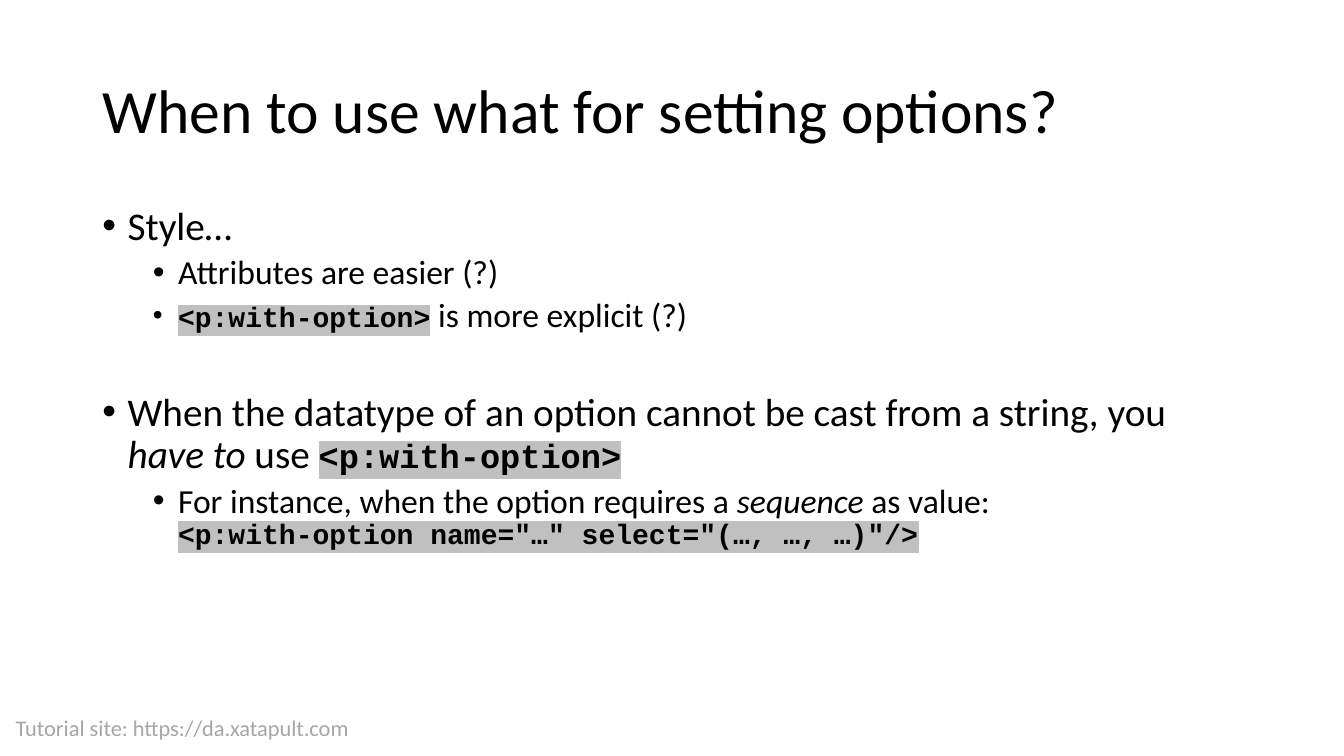
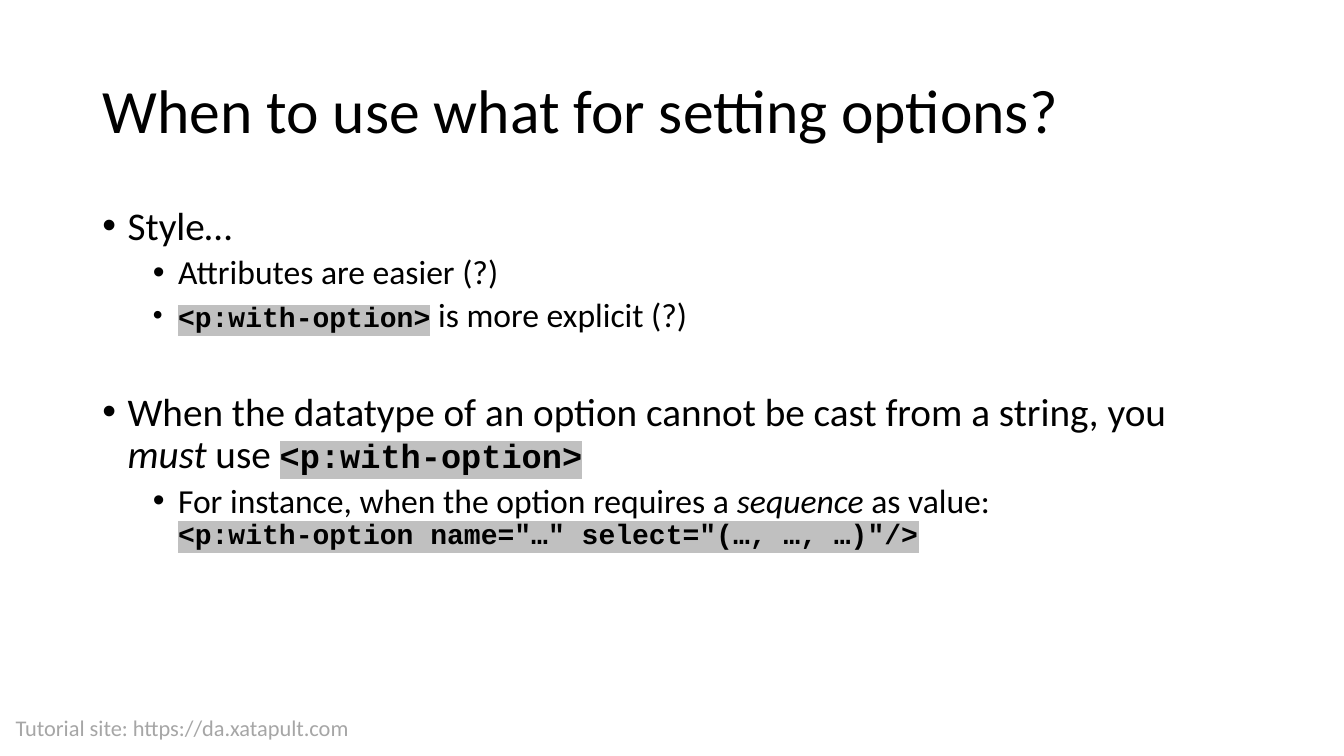
Before and after one commit to xatapult/da-2021-xproc, a slide deck: slide 47 of presentation/Introduction to XProc 3.0.pptx (slide 45 before the commit). Drawn at 1344x756 pixels with LibreOffice and Linux fonts; fonts in the diff are those of the drawing; background and template pictures are left out. Boxes give left, top, right and bottom in pixels: in the first picture for what was removed or moved away, otherwise in the second. Text is boxed around its words. In the diff, an @@ line names an element or a change of style, - is before the commit and + after.

```diff
--- a/presentation/Introduction to XProc 3.0.pptx
+++ b/presentation/Introduction to XProc 3.0.pptx
@@ text at (x1=128, y1=398, x2=1166, y2=478): text changed @@
-• When the datatype of an option cannot be cast from a string, you have to use <p:with-option>
+• When the datatype of an option cannot be cast from a string, you must use <p:with-option>
```
Also in this commit, not shown: 15 other slides changed, 6 slides added.
